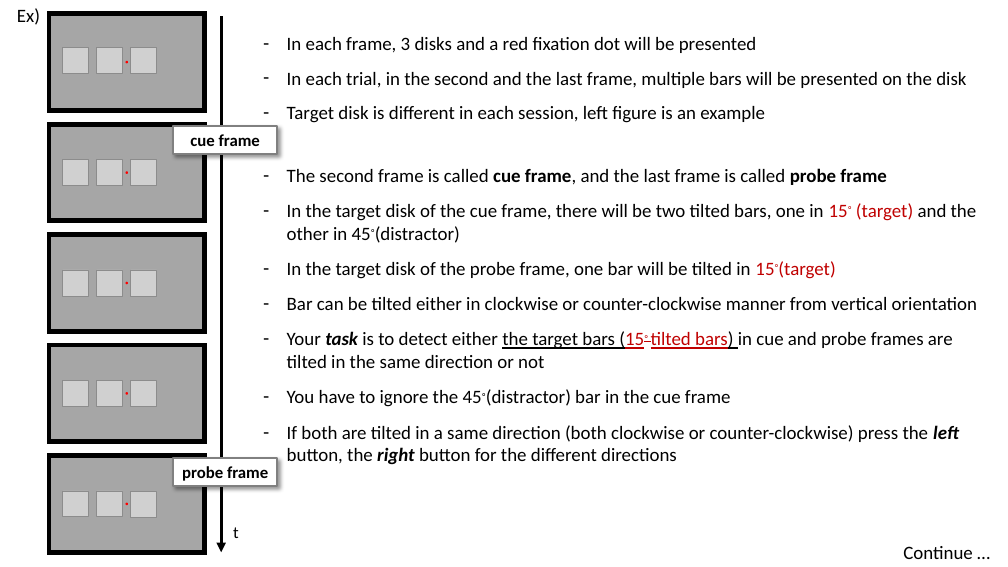
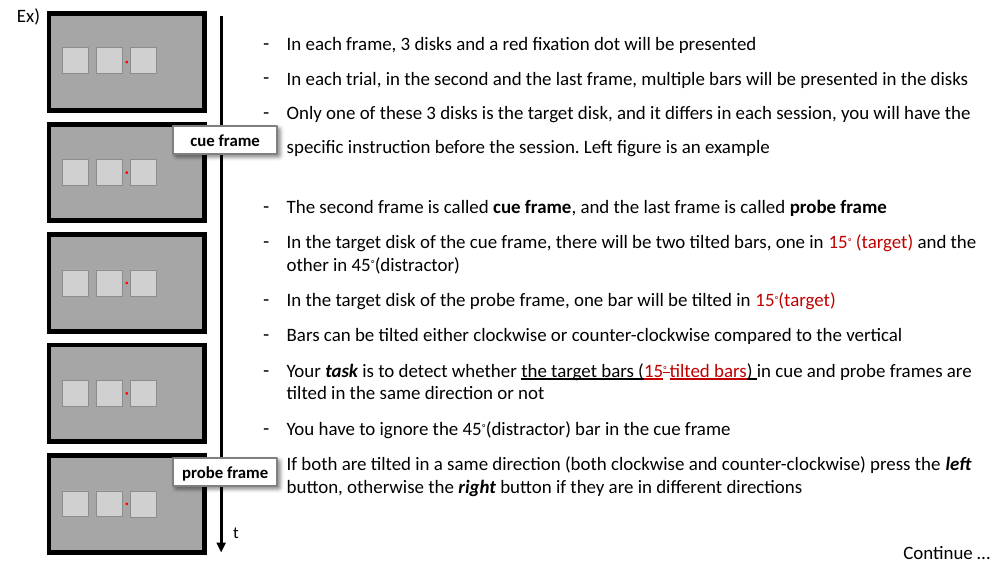
Before and after one commit to Ohyeon5/TPD_priority_map, a slide deck: slide 2 of Instructions/Instruction for observers_0_General.pptx. Drawn at 1008x567 pixels with LibreOffice and Linux fonts; fonts in the diff are those of the drawing; grey boxes stand for pictures. Boxes give left, top, right and bottom in pixels: in the first picture for what was removed or moved away, otherwise in the second. Text is boxed around its words. In the diff, an @@ line names an element or a change of style, - is before the commit and + after.

Commit message:
Edit: instructions

```diff
--- a/Instructions/Instruction for observers_0_General.pptx
+++ b/Instructions/Instruction for observers_0_General.pptx
@@ text at [287, 72, 971, 157]: text changed @@
-– In each trial, in the second and the last frame, multiple bars will be presented on the disk
-– Target disk is different in each session, left figure is an example
+– In each trial, in the second and the last frame, multiple bars will be presented in the disks
+– Only one of these 3 disks is the target disk, and it differs in each session, you will have the specific instruction before the session. Left figure is an example
@@ text "The second frame is called ...": place and size @@
-text "The second frame is called ..." at [287, 168, 977, 464]
+text "The second frame is called ..." at [287, 199, 977, 497]
@@ text at [287, 328, 972, 399]: text changed @@
-– Bar can be tilted either in clockwise or counter-clockwise manner from vertical orientation
-– Your task is to detect either the target bars (15◦ tilted bars) in cue and probe frames are tilted in the same direction or not
+– Bars can be tilted either clockwise or counter-clockwise compared to the vertical
+– Your task is to detect whether the target bars (15◦ tilted bars) in cue and probe frames are tilted in the same direction or not
@@ text at [287, 456, 972, 497]: text changed @@
-– If both are tilted in a same direction (both clockwise or counter-clockwise) press the left button, the right button for the different directions
+– If both are tilted in a same direction (both clockwise and counter-clockwise) press the left button, otherwise the right button if they are in different directions
```
Also in this commit, not shown: 1 other slide changed, 7 slides removed, 4 other files.
